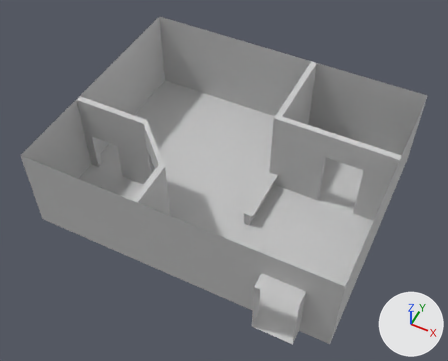
Before and after pictures for a commit that changed the FBX model Gamelab-Jaar3-UnityProject/Assets/Sourcefiles/Art/Area01/3D_CC_ROOM/3D_ENV_CC_Room_002.FBX.
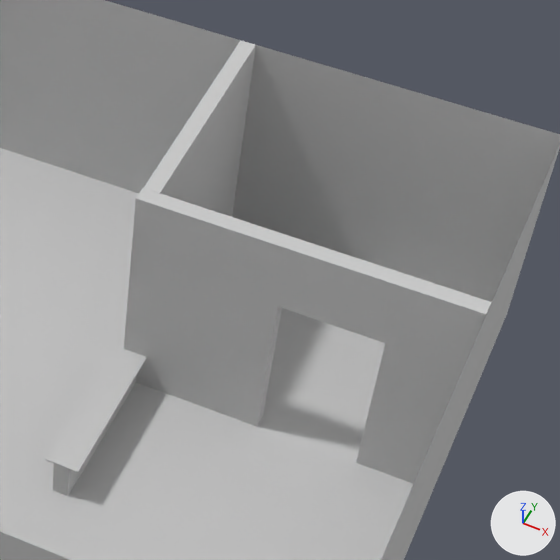
Old and new are each drawn whole from a 50 mm camera at (5.9, -12.77, 16.1) aimed at (-0.09, -0.78, 1.12) and again close up on the part from 50% to 95% of the width and 13% to 69% of the height. The axes (+X, +Y, +Z) are drawn at lower right. The lights are the same throughout. Where no turn or scale is listed for an object, it has been applied to the vertices.

Script lines for the objects in view, before the commit:
```python
me_mesh = bpy.data.meshes.new('Mesh')
me_mesh.from_pydata(...)  # 128 vertices, 101 faces; spans x -5.0..5.0, y -4.48..4.0, z 0.0..3.0
me_mesh.materials.append(mat_cc)  # light grey #cacaca
ob_plane001 = bpy.data.objects.new('Plane001', me_mesh)
ob_plane001.location = (-0.11, -0.08, 0.0)
```
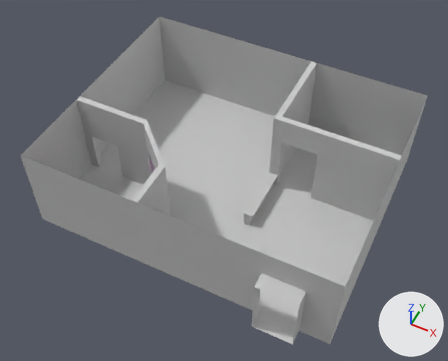
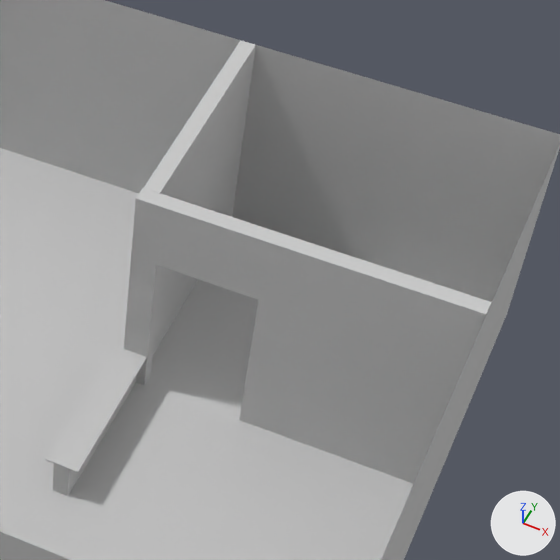
The edits, one by one:
me_mesh has 128 vertices, 101 faces and spans x -5.0..5.0, y -4.48..4.0, z 0.0..3.0.
me_mesh is used by ob_plane001; location (-0.11, -0.08, 0.0).
me_mesh part 1: all 12 vertices in x 2.8..4.05, y 0.8..1.0, z 0.0..3.0 are moved by (-1.49, 0.0, 0.0).

Boxes (x1, y1, x2, y2) around the edits, measured in the close-ups (560 x 560 px; the box of a moved part takes in the faces that stretch with it):
part 1 of me_mesh, moved or reshaped: (124, 188, 492, 484) in both
